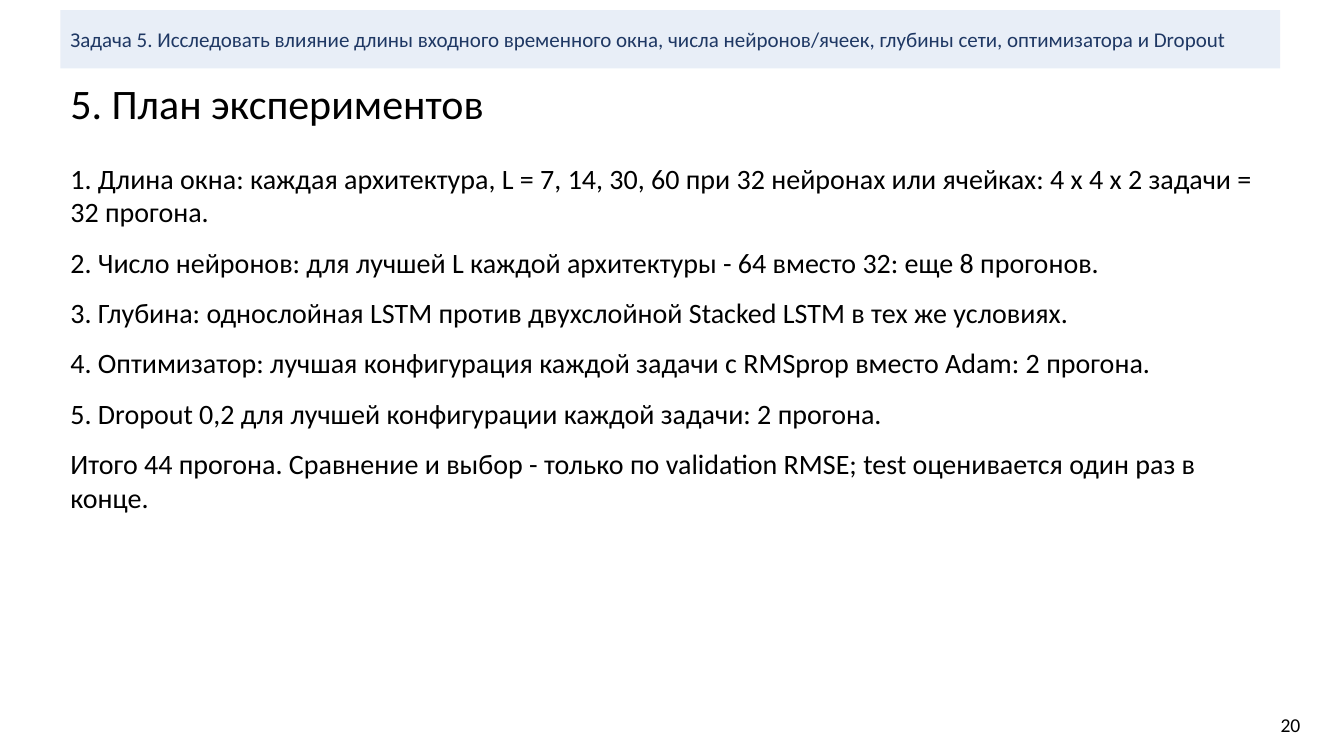
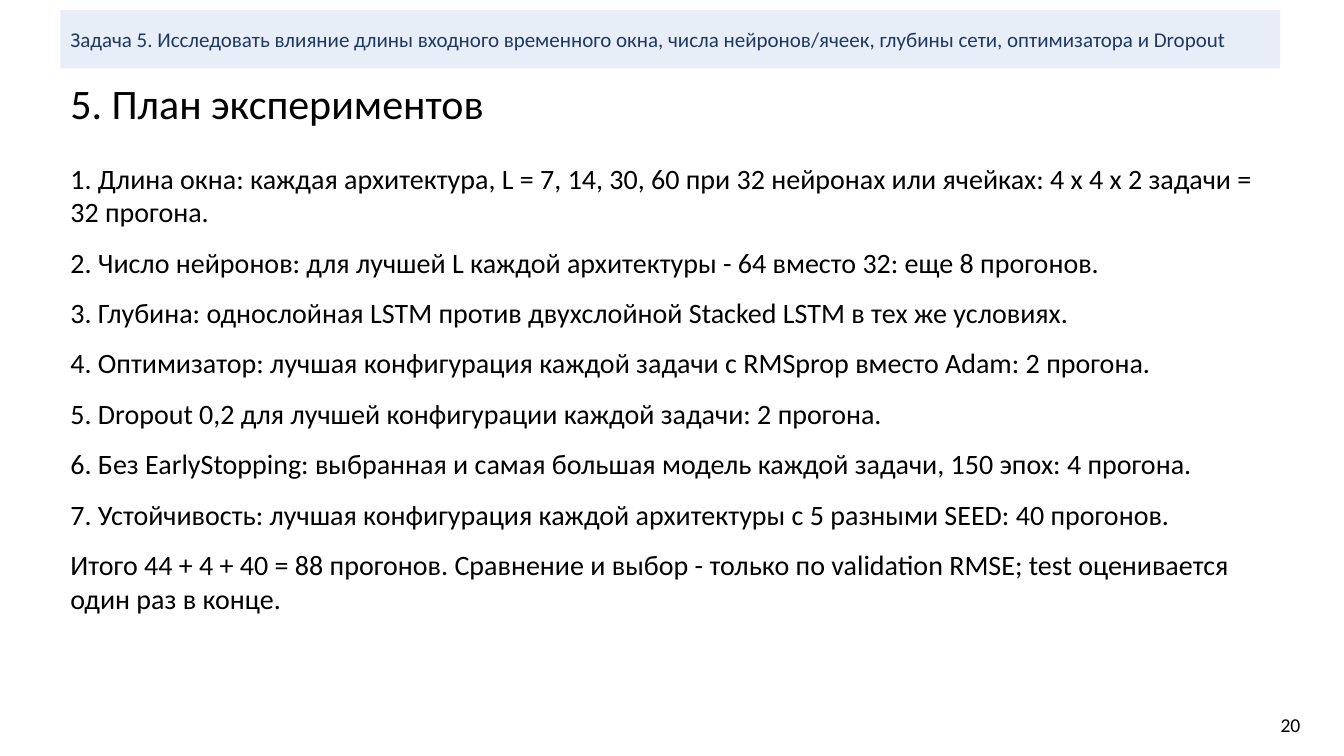
Before and after one commit to bigflyy/nn-uni, a slide deck: slide 20 of labs/lab2/nn-lab-2.pptx. Drawn at 1344x756 pixels with LibreOffice and Linux fonts; fonts in the diff are those of the drawing. Boxes give left, top, right and bottom in pixels: in the first picture for what was removed or moved away, otherwise in the second. Text is boxed around its words. In the diff, an @@ line names an element or a change of style, - is before the commit and + after.

Commit message:
lab2: charts in °C, no-EarlyStopping and stability experiments, new deck slides

```diff
--- a/labs/lab2/nn-lab-2.pptx
+++ b/labs/lab2/nn-lab-2.pptx
@@ text at box(70, 454, 1228, 614): text changed @@
-Итого 44 прогона. Сравнение и выбор - только по validation RMSE; test оценивается один раз в конце.
+6. Без EarlyStopping: выбранная и самая большая модель каждой задачи, 150 эпох: 4 прогона.
+7. Устойчивость: лучшая конфигурация каждой архитектуры с 5 разными SEED: 40 прогонов.
+Итого 44 + 4 + 40 = 88 прогонов. Сравнение и выбор - только по validation RMSE; test оценивается один раз в конце.
```
Also in this commit, not shown: 15 other slides changed, 12 slides added, 38 other files.
